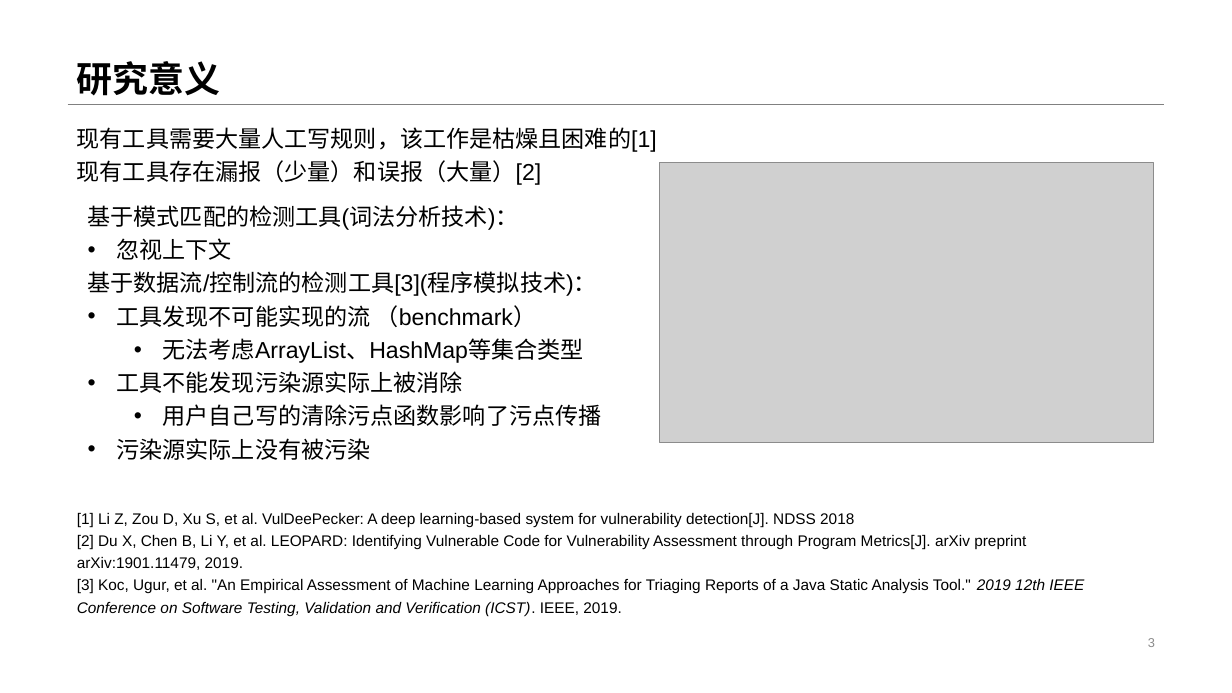
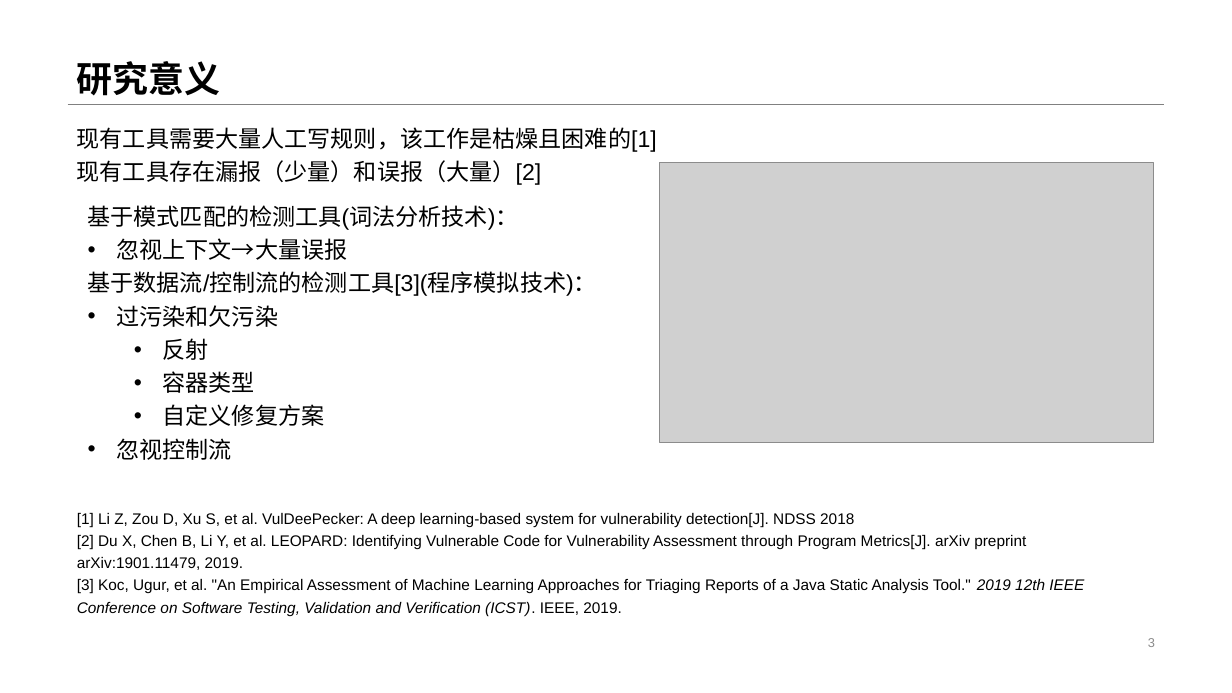
Before and after one commit to Anemone95/MLDetectVuln, a slide deck: slide 3 of 开题/基于深度学习的漏洞扫描系统.pptx. Drawn at 1232x693 pixels with LibreOffice and Linux fonts; fonts in the diff are those of the drawing; grey boxes stand for pictures. Boxes give left, top, right and bottom in pixels: in the first picture for what was removed or moved away, otherwise in the second. Text is boxed around its words. In the diff, an @@ line names an element or a change of style, - is before the commit and + after.

```diff
--- a/开题/基于深度学习的漏洞扫描系统.pptx
+++ b/开题/基于深度学习的漏洞扫描系统.pptx
@@ text at bbox=[116, 238, 347, 260]: text changed @@
-• 忽视上下文
+• 忽视上下文→大量误报
@@ text at bbox=[116, 305, 325, 460]: text changed @@
-• 工具发现不可能实现的流 （benchmark）
-  • 无法考虑ArrayList、HashMap等集合类型
-• 工具不能发现污染源实际上被消除
-  • 用户自己写的清除污点函数影响了污点传播
-• 污染源实际上没有被污染
+• 过污染和欠污染
+  • 反射
+  • 容器类型
+  • 自定义修复方案
+• 忽视控制流
```
Also in this commit, not shown: 6 other slides changed, 2 slides added, 1 slide removed, 12 other files.
